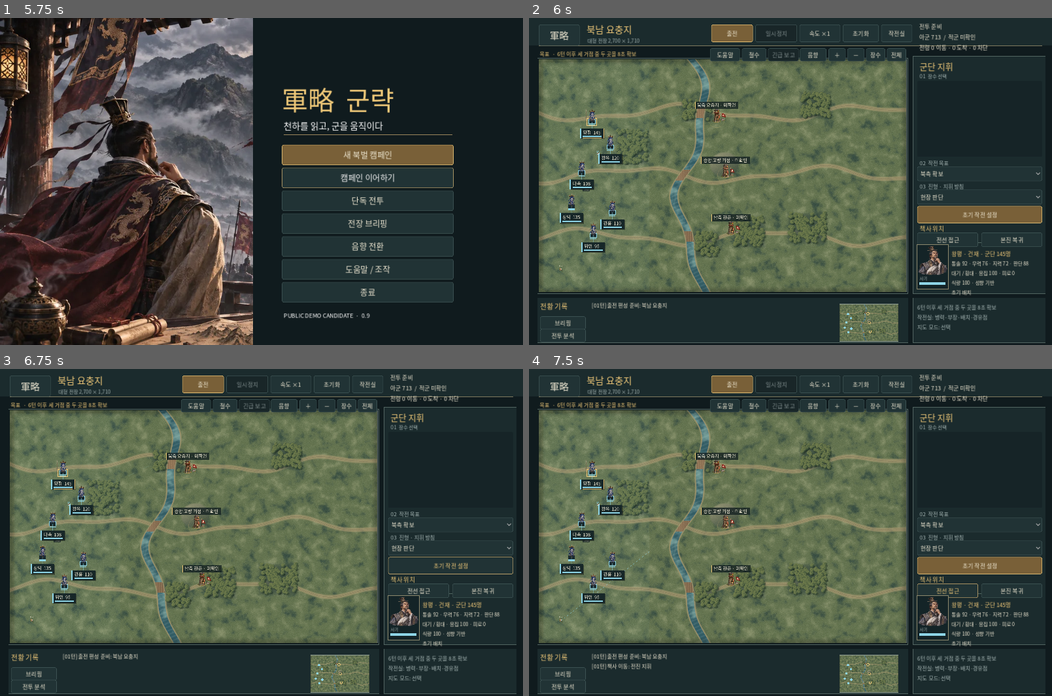
Above: before the commit, frames 1-4 (two rows, left to right).
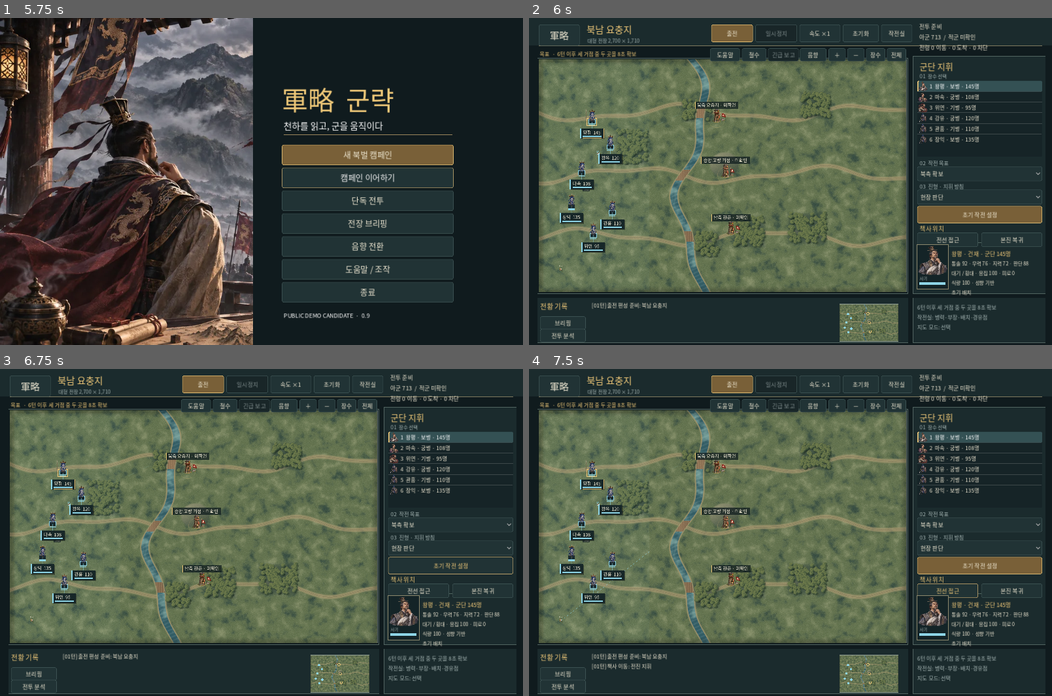
Above: after the commit, the same moments.

Repository: slows28/gunryak
Game: Godot game, scene res://main.tscn
The game is run twice, just before and just after one commit, with the same random seed, the same clock (stepped at 60 frames per second) and the same inputs.
Inputs:
- Up to frame 1 (5.75 s): click "작전실" at 0.5 s; click "軍略" at 1.25 s; click "출전" at 2 s; click "속도 ×1" at 2.75 s; click "초기화" at 3.5 s; click "북측 확보" at 4.25 s; click "OK" at 5 s
- Up to frame 2 (6 s): click "현장 판단" at 5.75 s
- Up to frame 3 (6.75 s): click "초기 작전 설정" at 6.5 s
- Up to frame 4 (7.5 s): click "전선 접근" at 7.25 s

Frame 1 is identical in both runs. In frame 2, 1.5% of the frame differs, in the area x 74-99%, y 19-39%; in frame 3, 1.5%; in frame 4, 1.5%.
Error before the commit: Trying to assign an array of type "Array" to a variable of type "Array[int]". (res://scripts/war_sim.gd:2315)

Commit message:
fix: construct typed command IDs explicitly to prevent GDScript runtime failure and empty command roster

Diff:
--- a/scripts/war_sim.gd
+++ b/scripts/war_sim.gd
@@ -2312,9 +2312,10 @@
     reset()
 
 func command_ids(side: int) -> Array[int]:
-    var ids: Array[int] = [0,1,2] if side == 0 else [3,4,5]
-    if six_armies:
-        ids.append_array([6,7,8] if side == 0 else [9,10,11])
+    var ids: Array[int] = []
+    for unit in units:
+        if int(unit["side"]) == side and not bool(unit["reserve"]) and not unit.has("parent_id"):
+            ids.append(int(unit["id"]))
     return ids
 
 func _infantry_screen(unit: Dictionary) -> Dictionary:
